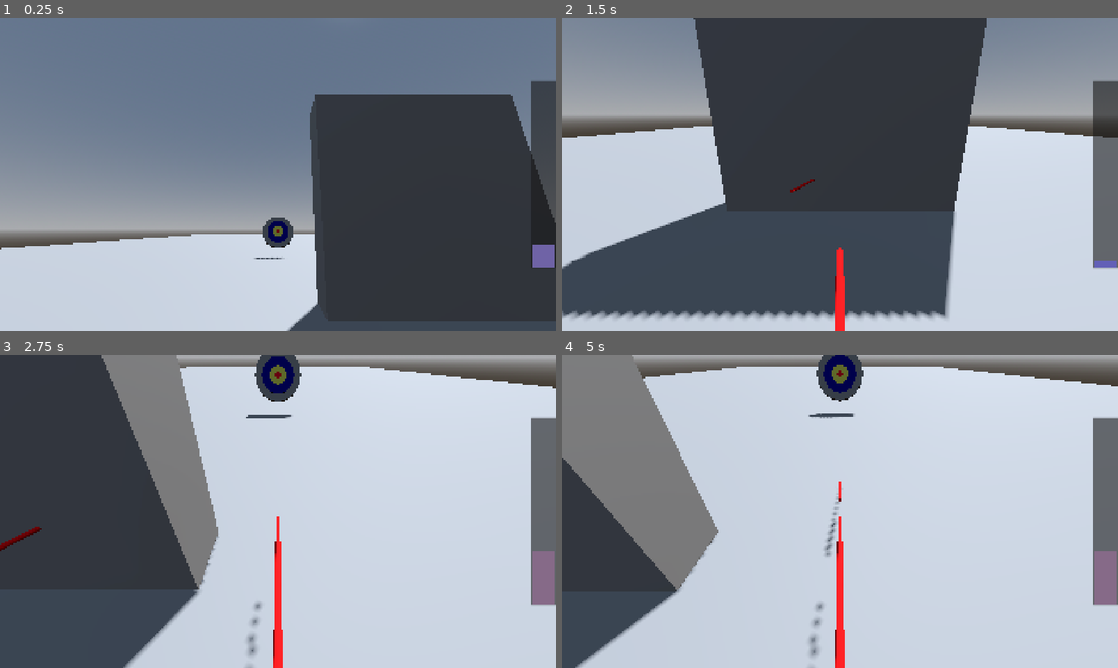
Above: before the commit, frames 1-4 (two rows, left to right).
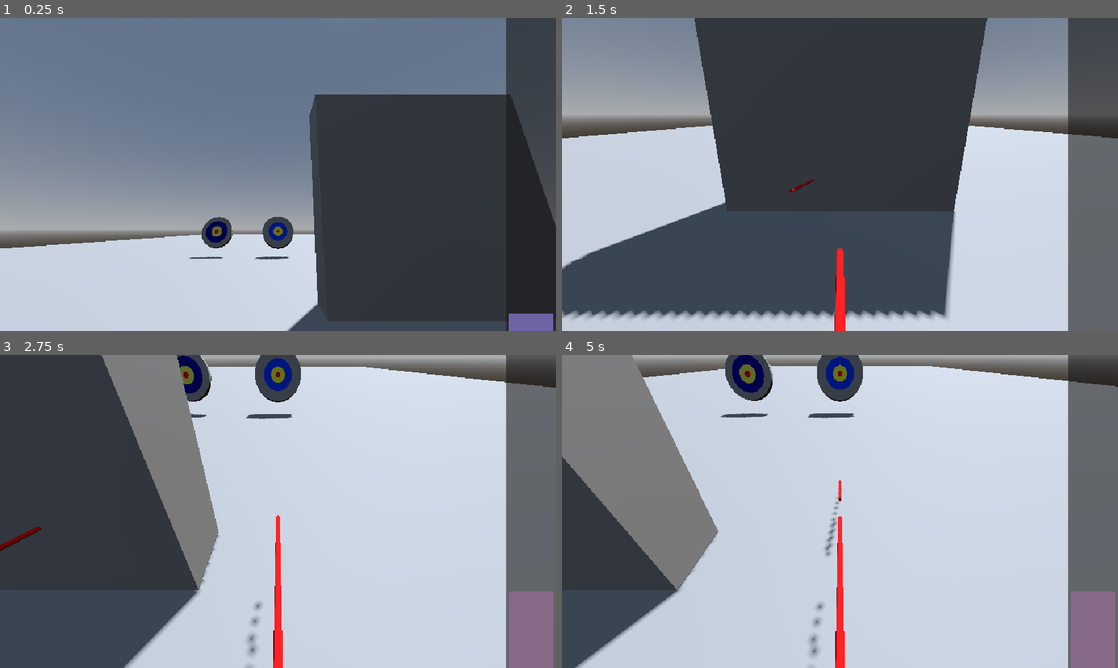
Above: after the commit, the same moments.

Repository: schEmil/SO1_gameproject
Game: Godot game, scene res://scenes/main_scene/main.tscn
Two runs of this game, one before a commit and one after it. Both use one fixed random seed, a clock stepped at 60 frames per second and the inputs below.
Inputs:
- Up to frame 1 (0.25 s): no input
- Up to frame 2 (1.5 s): tap Space (charge1) at 0.6, 1.35 s
- Up to frame 3 (2.75 s): tap Space (charge1) at 2.1 s
- Up to frame 4 (5 s): tap Space (charge1) at 2.85, 3.6, 4.35 s

The runs differ from the first frame. In frame 1, 4.0% of the frame differs, in the area x 0-100%, y 0-100%; in frame 2, 6.8%; in frame 3, 8.4%; in frame 4, 8.9%.

Commit message:
target functionality

Diff:
--- a/arrow-game/project.godot
+++ b/arrow-game/project.godot
@@ -21,8 +21,8 @@
 
 [display]
 
-window/size/viewport_width=1920
-window/size/viewport_height=1080
+window/size/viewport_width=960
+window/size/viewport_height=540
 window/stretch/mode="canvas_items"
 window/stretch/aspect="expand"
 
--- a/arrow-game/scenes/arrow_scene/arrow_body.gd
+++ b/arrow-game/scenes/arrow_scene/arrow_body.gd
@@ -9,6 +9,7 @@
 @export var gravity_affect : float = 0.0
 
 @export var active_flying : bool = true
+@export var arrow_length : float = 2.0
 
 signal hit_something(hit_thing : Node3D)
 
@@ -18,11 +19,17 @@
 
 func on_body_entered(body : Node3D):
 	active_flying = false
+
+	set_deferred("process_mode",ProcessMode.PROCESS_MODE_DISABLED)
+
 	reparent.call_deferred(body)
 	global_position -= velocity.normalized()*0.005
-	#set_deferred("process_mode",ProcessMode.PROCESS_MODE_DISABLED)
+
 	hit_something.emit(body)
+	if body is Target:
+		body.hit_target(self)
 	BowGlobal.arrow_hit_something.emit(self,body)
+	print("arrow_enter")
 
 func _physics_process(delta: float) -> void:
 	if not active_flying:
--- a/arrow-game/scenes/main_scene/cam_bow_control.gd
+++ b/arrow-game/scenes/main_scene/cam_bow_control.gd
@@ -10,6 +10,8 @@
 
 
 func arrow_hit(arrow : ArrowBody3D, thing : Node3D):
+	if thing is Target:
+		return
 	for c in arrow.get_children():
 		if c is CamGuide:
 			if c == cam.cur_cam_guide:
--- a/arrow-game/scenes/main_scene/main.tscn
+++ b/arrow-game/scenes/main_scene/main.tscn
@@ -8,6 +8,7 @@
 [ext_resource type="Script" uid="uid://b5n8m5utecfk5" path="res://scripts/cam_guide.gd" id="6_ec6ii"]
 [ext_resource type="Script" uid="uid://bvhi6qc0ledxl" path="res://scripts/guided_cam.gd" id="7_owwxs"]
 [ext_resource type="Script" uid="uid://55bgcgxbx5u5" path="res://scenes/main_scene/cam_bow_control.gd" id="8_5kb7d"]
+[ext_resource type="PackedScene" uid="uid://bn2c0cyv1cn0o" path="res://scenes/target_scene/target.tscn" id="9_7sxug"]
 
 [sub_resource type="ProceduralSkyMaterial" id="ProceduralSkyMaterial_y24u2"]
 sky_horizon_color = Color(0.66224277, 0.6717428, 0.6867428, 1)
@@ -190,7 +191,7 @@
 autoplay = &"moving_wall"
 
 [node name="CSGCylinder3D" type="CSGCylinder3D" parent="." unique_id=1278821053]
-transform = Transform3D(1, 0, 0, 0, 0.25881907, -0.9659258, 0, 0.9659258, 0.25881907, 0, 0, -13)
+transform = Transform3D(1, 0, 0, 0, 0.25881907, -0.9659258, 0, 0.9659258, 0.25881907, -4, 0, -13)
 use_collision = true
 radius = 1.0
 height = 0.3
@@ -219,6 +220,9 @@
 height = 0.3
 sides = 16
 material = SubResource("StandardMaterial3D_40f74")
+
+[node name="target2" parent="." unique_id=177734097 instance=ExtResource("9_7sxug")]
+transform = Transform3D(1, 0, 0, 0, 1, 0, 0, 0, 1, 0, 0, -13)
 
 [connection signal="stopped_charging" from="bow/bow_charge_input" to="bow/arrow_spawner" method="spawn_arrow"]
 [connection signal="constant_bc_ratio" from="bow/bow_charge_input/updator" to="bow/bow_charge_input/Control/PanelContainer/MarginContainer/VBoxContainer/fill" method="set_ratio"]
--- /dev/null
+++ b/arrow-game/scenes/target_scene/set_ring_sizes.gd
@@ -0,0 +1,20 @@
+extends Node3D
+class_name RingSizer
+
+@export var ring_sizes : PackedFloat32Array = []
+@export var update_on_ready : bool = true
+
+func _ready() -> void:
+	if update_on_ready:
+		update_ring_sizes()
+
+func update_ring_sizes():
+	var ring_num : int = 0
+	for r : Node in get_children():
+		if r is Node3D:
+			if ring_num >= ring_sizes.size():
+				break
+			r.basis = r.basis.orthonormalized()*ring_sizes[ring_num]
+			r.basis.y = r.basis.y.normalized()
+			ring_num += 1
+			print("a")
--- /dev/null
+++ b/arrow-game/scenes/target_scene/sync_ring_sizes.gd
@@ -0,0 +1,12 @@
+extends Node
+
+@export var target : Target
+@export var rings : RingSizer
+
+func _ready() -> void:
+	var r_arr : PackedFloat32Array = []
+	for r : Vector2 in target.point_rings:
+		r_arr.append(r.x)
+	rings.ring_sizes = r_arr
+	rings.update_ring_sizes()
+	print("rings_updated")
--- /dev/null
+++ b/arrow-game/scenes/target_scene/target.gd
@@ -0,0 +1,52 @@
+extends Node3D
+class_name Target
+
+signal target_hit(arrow : ArrowBody3D,points : float)
+
+## ordered by ring distance and then points awardedS
+@export var point_rings : Array[Vector2] = []
+@export var default_points : float = 10.0
+@export var target_direction_holder : Node3D
+
+func hit_target(arrow : ArrowBody3D = null):
+	var points : float = default_points
+	if arrow:
+		points = calc_point_from_hit(arrow)
+
+	target_hit.emit(arrow,points)
+	BowGlobal.target_hit.emit(self,arrow,points)
+	print("TARGET_HIT with points: "+str(points))
+
+
+
+func calc_point_from_hit(arrow : Node3D) -> float:
+	var ring : int = calc_ring_hit(arrow)
+	return point_rings[ring].y
+
+func calc_ring_hit(arrow : Node3D) -> int:
+	var ring_dist : float = calc_pierce_distance_to_center(arrow)
+	var closest_ring : int = 0
+	var closest_dist : float = 9999999.9
+	var cur_ring : int = 0
+	for ring : Vector2 in point_rings:
+		var dist : float = abs(ring.x-ring_dist)
+		if dist <= closest_dist:
+			closest_ring = cur_ring
+			closest_dist = dist
+
+		cur_ring += 1
+	return closest_ring
+
+func calc_pierce_distance_to_center(arrow : Node3D) -> float:
+	var global_arrow_pos : Vector3 = arrow.global_position
+	if arrow is ArrowBody3D:
+		global_arrow_pos += arrow.global_basis.y*arrow.arrow_length*0.5
+	var aligned_pos : Vector3 = flatten_vec3( target_direction_holder.to_local(global_arrow_pos),target_direction_holder.basis.y)
+	var dist : float = aligned_pos.length()
+	print("dist: "+str(dist))
+	print("dot: " +str(aligned_pos.dot(target_direction_holder.basis.z)))
+	return dist
+
+func flatten_vec3(vec3 : Vector3,flattener_vec3 : Vector3):
+	var dot : float = vec3.dot(flattener_vec3)
+	return vec3 -flattener_vec3*dot
--- /dev/null
+++ b/arrow-game/scenes/target_scene/target.tscn
@@ -0,0 +1,69 @@
+[gd_scene format=3 uid="uid://bn2c0cyv1cn0o"]
+
+[ext_resource type="Script" uid="uid://c0kg0laghkghp" path="res://scenes/target_scene/target.gd" id="1_r37vx"]
+[ext_resource type="Script" uid="uid://73fmgseap715" path="res://scenes/target_scene/sync_ring_sizes.gd" id="2_2bhhf"]
+[ext_resource type="Script" uid="uid://dxke6eobgbs51" path="res://scenes/target_scene/set_ring_sizes.gd" id="2_ql0dj"]
+[ext_resource type="Script" uid="uid://b5n8m5utecfk5" path="res://scripts/cam_guide.gd" id="4_3vybu"]
+
+[sub_resource type="CylinderShape3D" id="CylinderShape3D_w6r2s"]
+height = 0.5
+radius = 1.0
+
+[sub_resource type="CylinderMesh" id="CylinderMesh_jg1vx"]
+top_radius = 1.0
+bottom_radius = 1.0
+height = 0.01
+
+[sub_resource type="StandardMaterial3D" id="StandardMaterial3D_3vybu"]
+albedo_color = Color(1, 0.101960786, 0.06666667, 1)
+
+[sub_resource type="StandardMaterial3D" id="StandardMaterial3D_2bhhf"]
+albedo_color = Color(1, 1, 0.21568628, 1)
+
+[sub_resource type="StandardMaterial3D" id="StandardMaterial3D_ql0dj"]
+albedo_color = Color(0, 0.24705882, 1, 1)
+
+[sub_resource type="CylinderMesh" id="CylinderMesh_w6r2s"]
+top_radius = 1.0
+bottom_radius = 1.0
+height = 0.5
+
+[node name="target" type="AnimatableBody3D" unique_id=177734097 node_paths=PackedStringArray("target_direction_holder")]
+sync_to_physics = false
+script = ExtResource("1_r37vx")
+point_rings = Array[Vector2]([Vector2(0.1, 999), Vector2(0.3, 500), Vector2(0.6, 250), Vector2(1, 50)])
+target_direction_holder = NodePath("target_col")
+
+[node name="target_col" type="CollisionShape3D" parent="." unique_id=1831330770]
+transform = Transform3D(1, 0, 0, 0, 0.25881904, -0.96592575, 0, 0.96592575, 0.25881904, 0, 0, 0)
+shape = SubResource("CylinderShape3D_w6r2s")
+
+[node name="sync_ring_sizes" type="Node" parent="target_col" unique_id=1065290330 node_paths=PackedStringArray("target", "rings")]
+script = ExtResource("2_2bhhf")
+target = NodePath("../..")
+rings = NodePath("../target_rings")
+
+[node name="target_rings" type="Node3D" parent="target_col" unique_id=714251167]
+script = ExtResource("2_ql0dj")
+
+[node name="target_red" type="MeshInstance3D" parent="target_col/target_rings" unique_id=250067926]
+transform = Transform3D(1, 0, 0, 0, 1, 0, 0, 0, 1, 0, 0.2729175, 3.7252903e-09)
+mesh = SubResource("CylinderMesh_jg1vx")
+surface_material_override/0 = SubResource("StandardMaterial3D_3vybu")
+
+[node name="target_yellow" type="MeshInstance3D" parent="target_col/target_rings" unique_id=491088604]
+transform = Transform3D(1, 0, 0, 0, 1, 0, 0, 0, 1, 0, 0.26396748, -3.7252903e-09)
+mesh = SubResource("CylinderMesh_jg1vx")
+surface_material_override/0 = SubResource("StandardMaterial3D_2bhhf")
+
+[node name="target_blue" type="MeshInstance3D" parent="target_col/target_rings" unique_id=505040513]
+transform = Transform3D(1, 0, 0, 0, 1, 0, 0, 0, 1, 0, 0.25684136, 0)
+mesh = SubResource("CylinderMesh_jg1vx")
+surface_material_override/0 = SubResource("StandardMaterial3D_ql0dj")
+
+[node name="target_white" type="MeshInstance3D" parent="target_col/target_rings" unique_id=1347144807]
+mesh = SubResource("CylinderMesh_w6r2s")
+
+[node name="CamGuide" type="Node3D" parent="." unique_id=1899103036]
+script = ExtResource("4_3vybu")
+metadata/_custom_type_script = "uid://b5n8m5utecfk5"
--- a/arrow-game/scripts/bow_global.gd
+++ b/arrow-game/scripts/bow_global.gd
@@ -3,3 +3,5 @@
 signal arrow_fired(arrow : ArrowBody3D,cam_guide : CamGuide)
 
 signal arrow_hit_something(arrow : ArrowBody3D,hit_thing : Node3D)
+
+signal target_hit(target : Target,hit_by : ArrowBody3D,points : float)
Not shown, added: arrow-game/scenes/target_scene/set_ring_sizes.gd.uid
Not shown, added: arrow-game/scenes/target_scene/sync_ring_sizes.gd.uid
Not shown, added: arrow-game/scenes/target_scene/target.gd.uid
